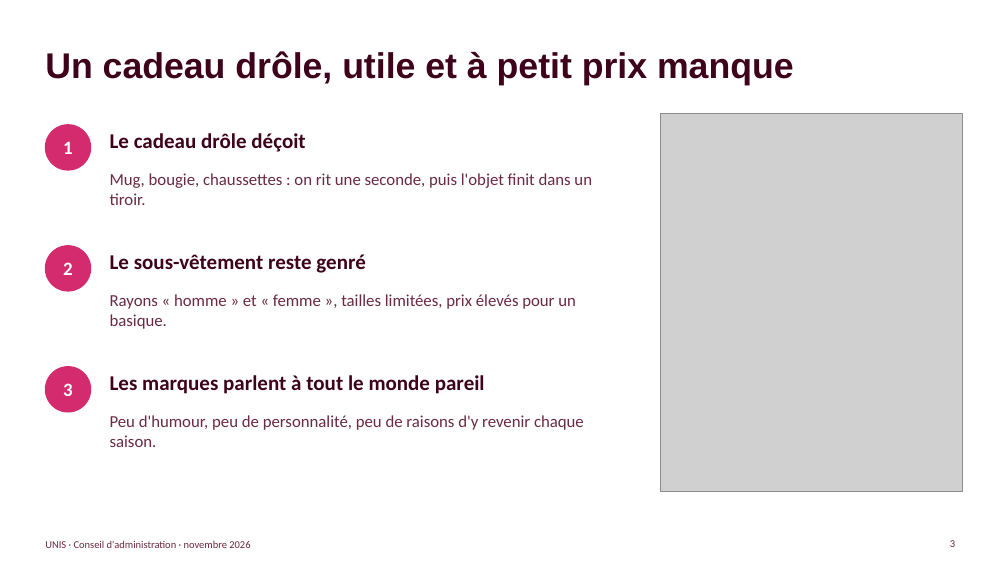
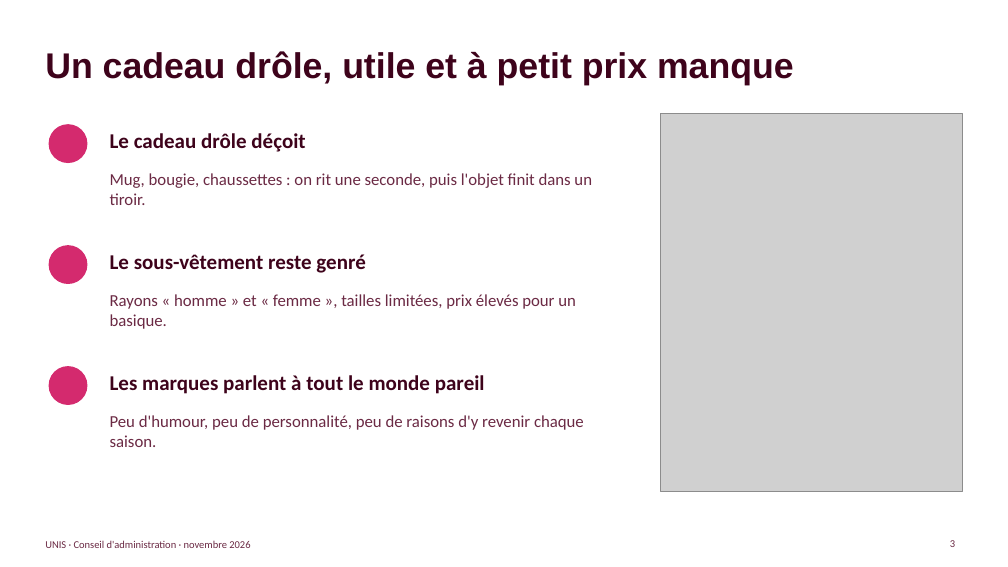
Before and after one commit to kilian-xanadou/unis, a slide deck: slide 3 of docs/UNIS-presentation-conseil.pptx. Drawn at 1008x567 pixels with LibreOffice and Linux fonts; fonts in the diff are those of the drawing; grey boxes stand for pictures. Boxes give left, top, right and bottom in pixels: in the first picture for what was removed or moved away, otherwise in the second. Text is boxed around its words. In the diff, an @@ line names an element or a change of style, - is before the commit and + after.

```diff
--- a/docs/UNIS-presentation-conseil.pptx
+++ b/docs/UNIS-presentation-conseil.pptx
@@ ellipse resized from (x1=45, y1=125, x2=91, y2=170) to (x1=49, y1=125, x2=87, y2=163) @@
@@ text removed at (x1=63, y1=141, x2=73, y2=154) @@
-1
@@ ellipse resized from (x1=45, y1=246, x2=91, y2=291) to (x1=49, y1=246, x2=87, y2=284) @@
@@ text removed at (x1=63, y1=262, x2=73, y2=275) @@
-2
@@ ellipse resized from (x1=45, y1=367, x2=91, y2=412) to (x1=49, y1=367, x2=87, y2=405) @@
@@ text removed at (x1=63, y1=383, x2=73, y2=396) @@
-3
```
Also in this commit, not shown: 10 other slides changed, 2 slides removed.
